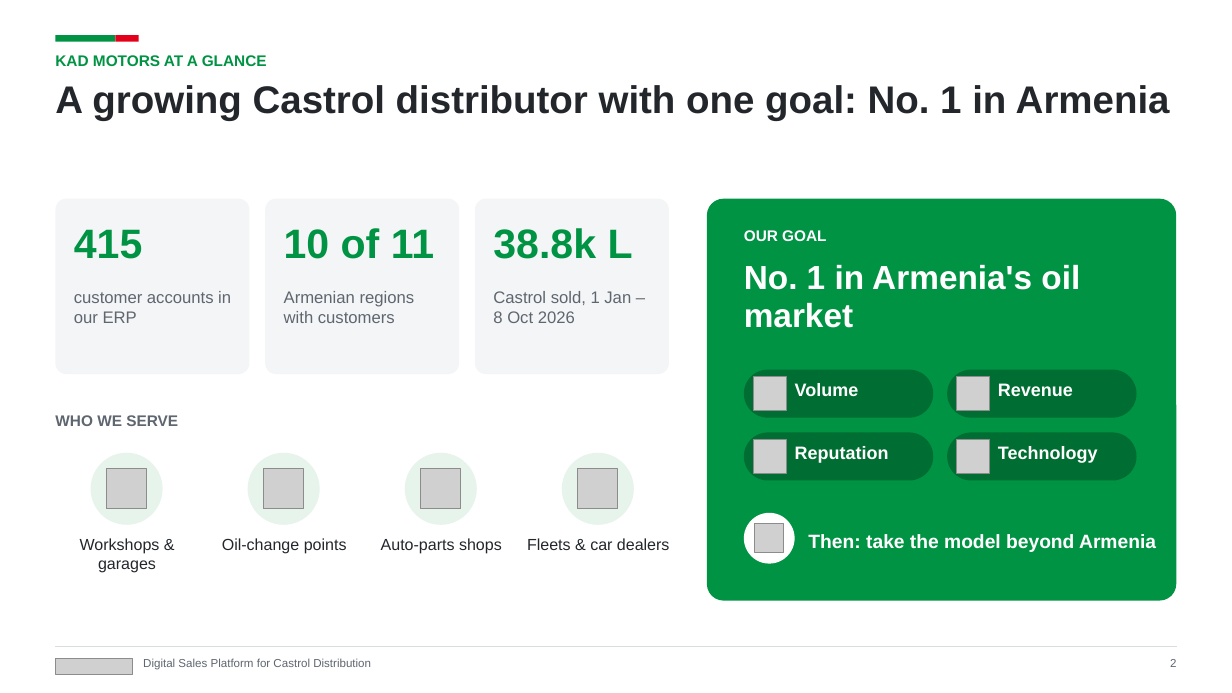
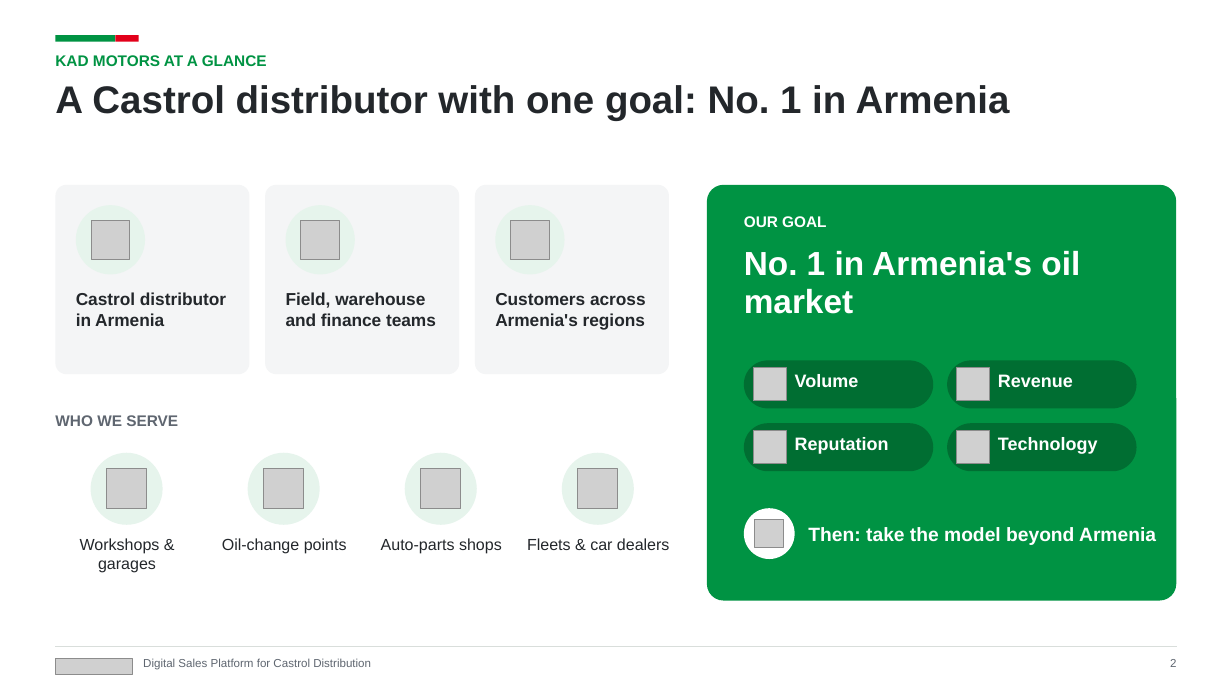
Before and after one commit to kdavtian/SalesManagerVisits, a slide deck: slide 2 of docs/castrol-global/KAD_Platform_Castrol_Global.pptx. Drawn at 1232x693 pixels with LibreOffice and Linux fonts; fonts in the diff are those of the drawing; grey boxes stand for pictures. Boxes give left, top, right and bottom in pixels: in the first picture for what was removed or moved away, otherwise in the second. Text is boxed around its words. In the diff, an @@ line names an element or a change of style, - is before the commit and + after.

```diff
--- a/docs/castrol-global/KAD_Platform_Castrol_Global.pptx
+++ b/docs/castrol-global/KAD_Platform_Castrol_Global.pptx
@@ text at (55, 85, 1010, 121): text changed @@
-A growing Castrol distributor with one goal: No. 1 in Armenia
+A Castrol distributor with one goal: No. 1 in Armenia
@@ rounded rectangle: place and size @@
-rounded rectangle at (55, 199, 250, 374)
+rounded rectangle at (55, 185, 250, 374)
@@ ellipse added at (76, 205, 145, 274), fill #E6F4EC @@
@@ rounded rectangle: place and size @@
-rounded rectangle at (265, 199, 459, 374)
+rounded rectangle at (265, 185, 459, 374)
@@ ellipse added at (286, 205, 355, 274), fill #E6F4EC @@
@@ proportions changed in 4 elements at (707, 185, 1177, 601), (55, 185, 250, 374), (265, 185, 459, 374), (475, 185, 669, 374) @@
@@ rounded rectangle: place and size @@
-rounded rectangle at (475, 199, 669, 374)
+rounded rectangle at (475, 185, 669, 374)
@@ ellipse added at (495, 205, 565, 274), fill #E6F4EC @@
@@ rounded rectangle: place and size @@
-rounded rectangle at (707, 199, 1177, 601)
+rounded rectangle at (707, 185, 1177, 601)
@@ text removed at (74, 229, 143, 259) @@
-415
@@ picture added at (91, 220, 129, 259) @@
@@ text removed at (284, 228, 434, 259) @@
-10 of 11
@@ picture added at (300, 220, 339, 259) @@
@@ text removed at (493, 228, 633, 259) @@
-38.8k L
@@ picture added at (510, 220, 549, 259) @@
@@ text "OUR GOAL": place and size @@
-text "OUR GOAL" at (744, 230, 826, 241)
+text "OUR GOAL" at (744, 216, 826, 227)
@@ text "No. 1 in Armenia's oil ...": place and size @@
-text "No. 1 in Armenia's oil ..." at (744, 264, 1080, 328)
+text "No. 1 in Armenia's oil ..." at (744, 250, 1080, 314)
@@ text at (76, 292, 226, 326): text changed; size 13 to 13.5 pt; text colour #5F6670 to #23272B; bold on @@
-customer accounts in our ERP
+Castrol distributor in Armenia
@@ text removed at (284, 291, 415, 323) @@
-Armenian regions with customers
@@ text added at (286, 292, 436, 326), 13.5 pt, text #23272B, bold @@
+Field, warehouse and finance teams
@@ text removed at (493, 291, 631, 323) @@
-Castrol sold, 1 Jan – 8 Oct 2026
@@ text added at (495, 293, 646, 330), 13.5 pt, text #23272B, bold @@
+Customers across Armenia's regions
@@ 4 pictures, 4 texts, 4 rounded rectangles: place and size @@
-4 pictures, 4 texts, 4 rounded rectangles at (744, 370, 1137, 481)
+4 pictures, 4 texts, 4 rounded rectangles at (744, 360, 1137, 471)
@@ ellipse: place and size @@
-ellipse at (744, 513, 795, 564)
+ellipse at (744, 508, 795, 559)
@@ text "Then: take the model beyond ...": place and size @@
-text "Then: take the model beyond ..." at (808, 534, 1156, 552)
+text "Then: take the model beyond ..." at (808, 527, 1156, 545)
@@ picture: place and size @@
-picture at (755, 524, 784, 553)
+picture at (755, 519, 784, 548)
```
Also in this commit, not shown: 10 other slides changed, 11 slides added, 3 slides removed, 12 other files.
